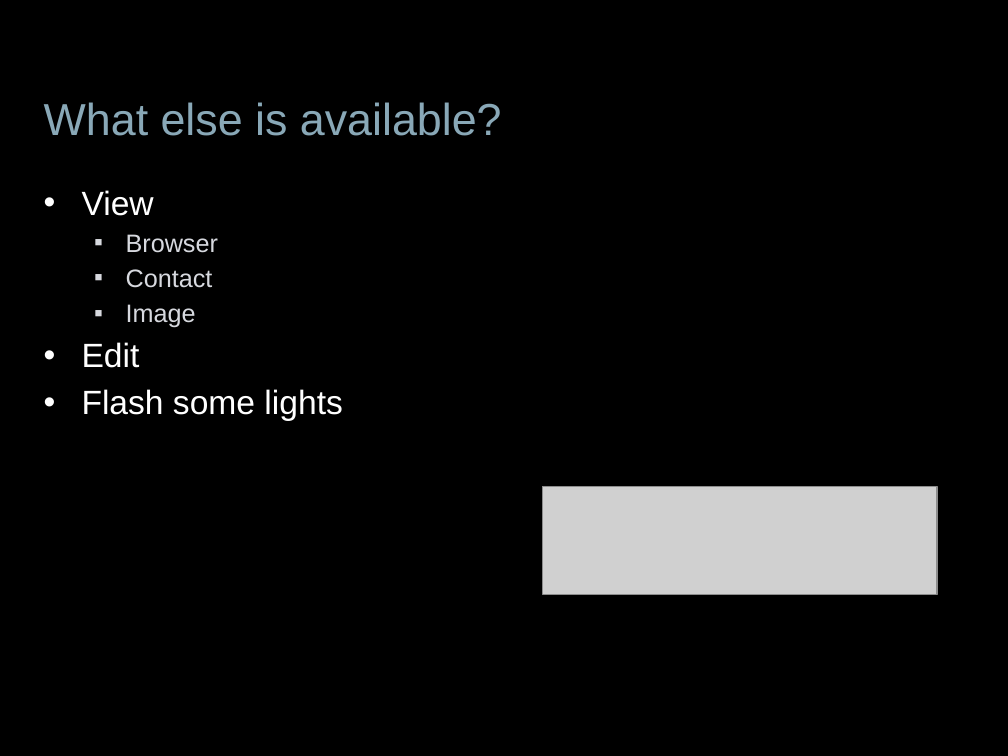
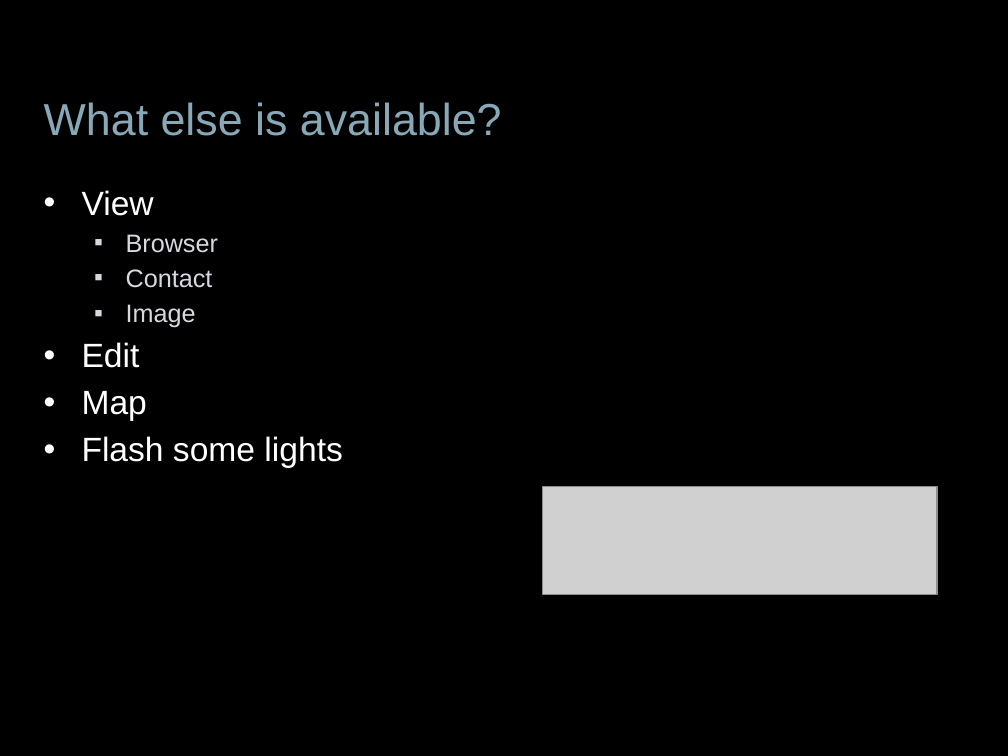
Before and after one commit to jessitron/Tronsmit, a slide deck: slide 34 of presentations/DevTeach-Intents.pptx (slide 32 before the commit). Drawn at 1008x756 pixels with LibreOffice and Linux fonts; fonts in the diff are those of the drawing; grey boxes stand for pictures; background and template pictures are left out. Boxes give left, top, right and bottom in pixels: in the first picture for what was removed or moved away, otherwise in the second. Text is boxed around its words. In the diff, an @@ line names an element or a change of style, - is before the commit and + after.

```diff
--- a/presentations/DevTeach-Intents.pptx
+++ b/presentations/DevTeach-Intents.pptx
@@ text at bbox=[82, 391, 147, 421]: paragraph added @@
+• Map
```
Also in this commit, not shown: 2 slides added, 3 other files.
